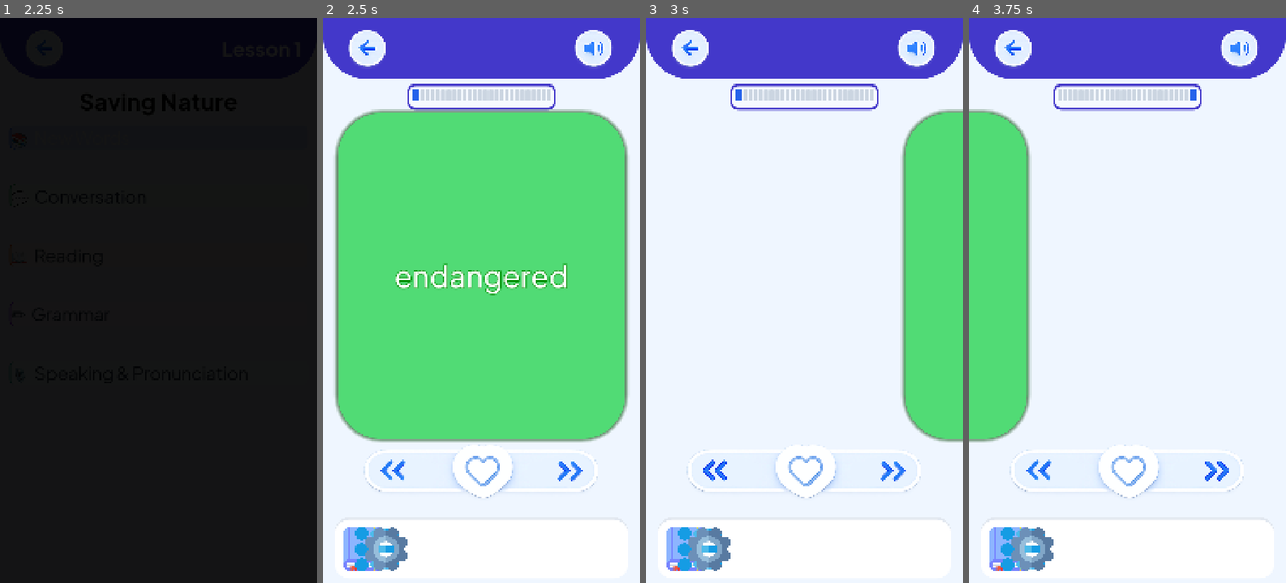
Above: before the commit, frames 1-4 (left to right).
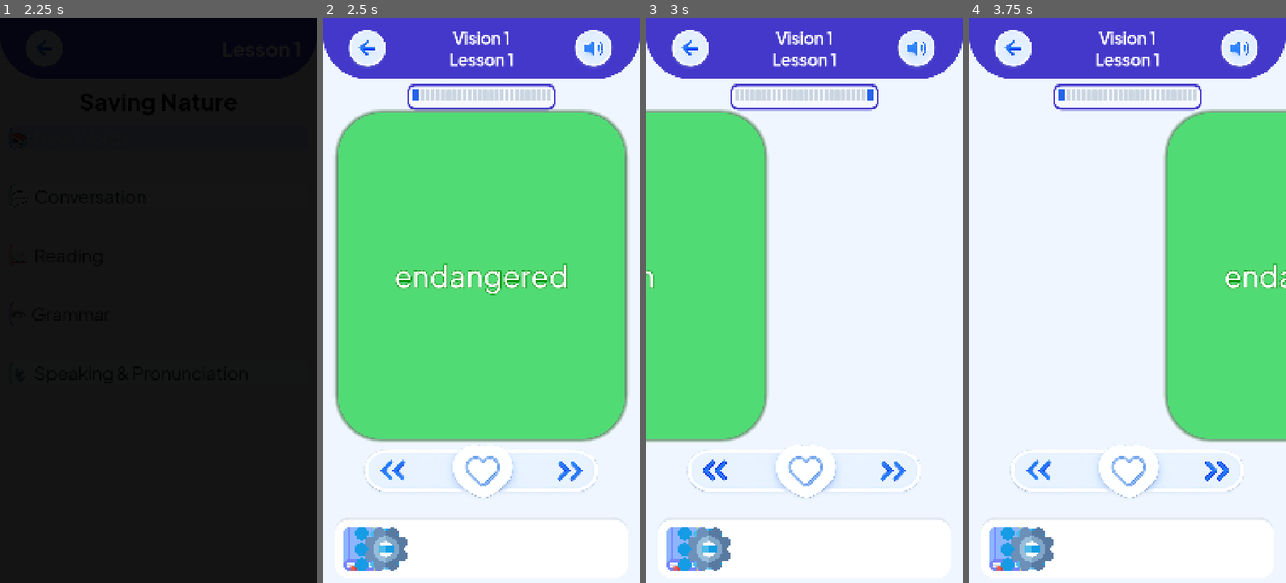
Above: after the commit, the same moments.

Repository: ZanaSaei/Vision-Master
Game: Godot game, scene res://scenes/main_menu/MainMenu.tscn
Same seed, same stepped clock (60 frames per second), same inputs: the game is played once before the commit and once after it.
Inputs (mouse positions are in pixels of both pictures, inside the frame that each line leads up to):
- Up to frame 1 (2.25 s): click "📘 Vision 1 — دهم" at 0.5 s; click "Lesson 1 — Saving Nature" at 1.25 s; click "📚 New Words" at 2 s
- Up to frame 2 (2.5 s): no input
- Up to frame 3 (3 s): click (699, 481) at 2.75 s
- Up to frame 4 (3.75 s): click (1232, 481) at 3.5 s

Frame 1 is identical in both runs. In frame 2, 0.4% of the frame differs, in the area x 40-60%, y 2-9%; in frame 3, 34%, in the area x 0-100%, y 2-76%; in frame 4, 34%.

Commit message:
Completing the Flashcard scene
Flashcard scene is complete and polished. Just adding words pronunciation is left the rest is done.

Diff:
--- a/scenes/vocabulary/VocabFlashcards.tscn
+++ b/scenes/vocabulary/VocabFlashcards.tscn
@@ -4,6 +4,7 @@
 [ext_resource type="Texture2D" uid="uid://bmgjy6yti5sut" path="res://images/Back.png" id="2_egq7b"]
 [ext_resource type="Texture2D" uid="uid://bepy1pldp4s2s" path="res://images/audio.png" id="3_egq7b"]
 [ext_resource type="Texture2D" uid="uid://ckihf4m1yrm16" path="res://images/prev.png" id="3_l3ryj"]
+[ext_resource type="FontFile" uid="uid://ry2noj0tf42q" path="res://assets/fonts/PlusJakartaSans-Bold.ttf" id="3_t0aqf"]
 [ext_resource type="Texture2D" uid="uid://dvhje7arnej0d" path="res://images/next.png" id="4_egq7b"]
 [ext_resource type="Texture2D" uid="uid://3w4stlwu0rek" path="res://images/Next_prev_background.png" id="4_gnf4q"]
 [ext_resource type="FontFile" uid="uid://deptghcayux75" path="res://assets/fonts/PlusJakartaSans-Medium.ttf" id="4_opycv"]
@@ -21,12 +22,9 @@
 [sub_resource type="StyleBoxFlat" id="StyleBoxFlat_ttw17"]
 bg_color = Color(0.14509805, 0.3882353, 0.92156863, 0.39215687)
 
-[sub_resource type="SystemFont" id="SystemFont_3umrm"]
-font_names = PackedStringArray("Sans-Serif")
-
 [sub_resource type="LabelSettings" id="LabelSettings_7ujfs"]
-font = SubResource("SystemFont_3umrm")
-font_size = 45
+font = ExtResource("3_t0aqf")
+font_size = 55
 
 [sub_resource type="StyleBoxFlat" id="StyleBoxFlat_tg8v8"]
 bg_color = Color(0.14509805, 0.3882353, 0.92156863, 0.39215687)
@@ -266,6 +264,7 @@
 [node name="CardScrollContainer" type="ScrollContainer" parent="MarginContainer/MainLayout" unique_id=124187935]
 layout_mode = 2
 size_flags_vertical = 3
+horizontal_scroll_mode = 0
 
 [node name="CardMargin" type="MarginContainer" parent="MarginContainer/MainLayout/CardScrollContainer" unique_id=877321458]
 layout_mode = 2
--- a/scenes/vocabulary/vocab_flashcards.gd
+++ b/scenes/vocabulary/vocab_flashcards.gd
@@ -11,7 +11,7 @@
 #
 #  SAVED mode (Global.flashcard_mode == "saved"):
 #    - Loads all words from Global.get_saved_words()
-#    - Header: back arrow (audio button hidden)
+#    - Header: back arrow + audio button (dynamically loads lesson audio)
 #    - Bottom nav: 📖 home | 🗑 Remove Word | 📝 Quiz
 #    - Heart: static filled indicator (word is saved)
 # ============================================================
@@ -27,14 +27,18 @@
 var is_flipped: bool     = false
 var is_animating: bool   = false
 
-# ---------- Swipe & Slide state ----------
-var is_sliding: bool     = false
-var swipe_start: Vector2
-var is_swiping: bool     = false
-const SWIPE_THRESHOLD    := 40.0
-const SLIDE_DURATION     := 0.2
-
-# ---------- Dot constants (now ints to avoid narrowing warnings) ----------
+# ---------- Drag, Slide & Rotation state ----------
+var is_sliding: bool       = false
+var is_dragging: bool      = false
+var initial_card_x: float  = 0.0
+var total_drag_dist: float = 0.0
+const DRAG_THRESHOLD       := 80.0  # How far to drag before it counts as a word change
+const DRAG_FLIP_TOLERANCE  := 10.0  # If dragged less than this, treat as a tap (flip)
+const DRAG_ROTATION_FACTOR := 0.02  # How much the card tilts while dragging
+const SLIDE_DURATION       := 0.2
+const SNAP_DURATION        := 0.15
+
+# ---------- Dot constants ----------
 const DOT_ACTIVE_W    := 24
 const DOT_INACTIVE_W  := 14
 const DOT_HEIGHT      := 6
@@ -50,6 +54,8 @@
 const SCENE_NO_SAVED_WORDS := "res://scenes/saved_words/SavedWords.tscn"
 
 # ---------- Node references ----------
+@onready var lesson_title: Label               = $HeaderBar/HeaderContent/HeaderSpacer/LessonTitle
+
 @onready var progress_dots: HBoxContainer      = $MarginContainer/MainLayout/ProgressBackground/ProgressDotsContainer
 @onready var card_panel: PanelContainer        = $MarginContainer/MainLayout/CardScrollContainer/CardMargin/CardPanel
 
@@ -102,22 +108,16 @@
 # ----------------------------------------------------------------
 func _enter_lesson_mode() -> void:
 	mode = Mode.LESSON
-
-	# Header
 	audio_button.visible = true
 
-	# Bottom nav — standard
-	# Disconnect saved-mode signals first (if any)
 	if nav_list.pressed.is_connected(_on_remove_word_pressed):
 		nav_list.pressed.disconnect(_on_remove_word_pressed)
 	if nav_settings.pressed.is_connected(_on_quiz_pressed):
 		nav_settings.pressed.disconnect(_on_quiz_pressed)
 
-	# Connect lesson-mode signals
 	nav_list.pressed.connect(_on_nav_list_lesson_pressed)
 	nav_settings.pressed.connect(_on_nav_settings_lesson_pressed)
 
-	# Restore lesson icons (use your actual icon paths)
 	nav_list.texture_normal = load("res://images/menu.png")
 	nav_list.texture_pressed = load("res://images/menu.png")
 	nav_list.tooltip_text = "Lesson List"
@@ -126,20 +126,18 @@
 	nav_settings.texture_pressed = load("res://images/setting.png")
 	nav_settings.tooltip_text = "Settings"
 
-	# Load data
 	var book: int   = Global.current_book
 	var lesson: int = Global.current_lesson
 	var lesson_data := Global.load_vocabulary(book, lesson)
 
-	# Check if lesson data is valid
+	lesson_title.text = "Vision %d\nLesson %s" % [book, lesson]
+
 	if lesson_data.is_empty():
 		push_error("Failed to load lesson %d from book %d" % [lesson, book])
 		get_tree().change_scene_to_file(SCENE_LESSON_MENU)
 		return
 
 	var vocab_section: Dictionary = lesson_data.get("vocabulary", {})
-	var _lesson_title: String = lesson_data.get("title", "")
-
 	setup(
 		vocab_section.get("words", []),
 		book, lesson,
@@ -147,13 +145,13 @@
 		Mode.LESSON
 	)
 
+
 func _enter_saved_mode() -> void:
 	mode = Mode.SAVED
-
-	# Header — no audio in saved mode
-	audio_button.visible = false
-
-	# ----- Change nav icons for SAVED mode -----
+	audio_button.visible = true # Brought this back for saved mode
+
+	lesson_title.text = "کلمات ذخیره شده"
+
 	nav_list.texture_normal = load("res://images/delete.png")
 	nav_list.texture_pressed = load("res://images/delete.png")
 	nav_list.tooltip_text = "Remove current word"
@@ -162,17 +160,14 @@
 	nav_settings.texture_pressed = load("res://images/quiz.png")
 	nav_settings.tooltip_text = "Start Quiz"
 
-	# Disconnect old lesson-mode signals
 	if nav_list.pressed.is_connected(_on_nav_list_lesson_pressed):
 		nav_list.pressed.disconnect(_on_nav_list_lesson_pressed)
 	if nav_settings.pressed.is_connected(_on_nav_settings_lesson_pressed):
 		nav_settings.pressed.disconnect(_on_nav_settings_lesson_pressed)
 
-	# Connect new saved-mode signals
 	nav_list.pressed.connect(_on_remove_word_pressed)
 	nav_settings.pressed.connect(_on_quiz_pressed)
 
-	# Heart becomes a static filled indicator in saved mode
 	save_button.icon = save_active
 	save_button.modulate = Color("#EF4444")
 	save_button.disabled = true
@@ -180,16 +175,11 @@
 	var saved_copy = Global.get_saved_words().duplicate()
 	setup(saved_copy, 0, 0, "", Mode.SAVED)
 
+
 # ----------------------------------------------------------------
 #  PUBLIC SETUP
 # ----------------------------------------------------------------
-func setup(
-	words: Array,
-	book: int,
-	lesson: int,
-	audio_filename: String,
-	screen_mode: Mode = Mode.LESSON
-) -> void:
+func setup(words: Array, book: int, lesson: int, audio_filename: String, screen_mode: Mode = Mode.LESSON) -> void:
 	word_list            = words
 	current_book         = book
 	current_lesson       = lesson
@@ -209,9 +199,8 @@
 	for child in progress_dots.get_children():
 		child.queue_free()
 
-	# Cap visible dots so they don't overflow on large saved lists
 	var total: int = word_list.size()
-	var num_dots: int = min(total, 50)   # renamed from 'show'
+	var num_dots: int = min(total, 50)
 
 	for i in num_dots:
 		var dot := Panel.new()
@@ -256,6 +245,14 @@
 
 	var entry: Dictionary = word_list[current_index]
 
+	# Dynamically update audio details in Saved Mode
+	if mode == Mode.SAVED:
+		current_book = entry.get("book", 0)
+		current_lesson = entry.get("lesson", 0)
+		var lesson_data := Global.load_vocabulary(current_book, current_lesson)
+		if not lesson_data.is_empty():
+			vocab_audio_filename = lesson_data.get("vocabulary", {}).get("audio", "")
+
 	front_word_label.text = entry.get("word", "")
 	back_word_label.text  = entry.get("word", "")
 	meaning_en_label.text = entry.get("meaning_en", "")
@@ -276,20 +273,16 @@
 
 
 func _handle_empty_list() -> void:
-	# All words removed from saved list — show the "no saved words" screen
 	if mode == Mode.SAVED:
 		get_tree().change_scene_to_file(SCENE_NO_SAVED_WORDS)
 	else:
-		# For lesson mode, this shouldn't happen, but we can fallback to main menu
 		get_tree().change_scene_to_file(SCENE_MAIN_MENU)
 
 
 func _refresh_save_button(entry: Dictionary) -> void:
 	if mode != Mode.LESSON:
 		return
-	var saved := Global.is_word_saved(
-		entry.get("word", ""), current_book, current_lesson
-	)
+	var saved := Global.is_word_saved(entry.get("word", ""), current_book, current_lesson)
 	save_button.icon     = save_active if saved else save_inactive
 	save_button.disabled = false
 
@@ -300,86 +293,117 @@
 
 
 # ----------------------------------------------------------------
-#  FLIP & SLIDE ANIMATION
+#  FLIP ANIMATION
 # ----------------------------------------------------------------
 func _play_flip(landing_on_back: bool) -> void:
 	if is_animating or is_sliding:
 		return
 	is_animating = true
-
-	card_panel.pivot_offset = Vector2(
-		card_panel.size.x / 2.0,
-		card_panel.size.y / 2.0
-	)
+	card_panel.pivot_offset = Vector2(card_panel.size.x / 2.0, card_panel.size.y / 2.0)
 
 	var tween := create_tween()
-
-	tween.tween_property(card_panel, "scale:x", 0.0, FLIP_DURATION) \
-		.set_ease(Tween.EASE_IN).set_trans(Tween.TRANS_CUBIC)
-
+	tween.tween_property(card_panel, "scale:x", 0.0, FLIP_DURATION).set_ease(Tween.EASE_IN).set_trans(Tween.TRANS_CUBIC)
 	tween.tween_callback(func(): _show_face(landing_on_back))
-
-	tween.tween_property(card_panel, "scale:x", 1.0, FLIP_DURATION) \
-		.set_ease(Tween.EASE_OUT).set_trans(Tween.TRANS_CUBIC)
-
+	tween.tween_property(card_panel, "scale:x", 1.0, FLIP_DURATION).set_ease(Tween.EASE_OUT).set_trans(Tween.TRANS_CUBIC)
 	tween.tween_callback(func(): is_animating = false)
 
-func _slide_to_word(direction: int) -> void:
-	# direction: 1 for next (slide left out), -1 for prev (slide right out)
-	if is_sliding or is_animating or word_list.is_empty():
-		return
-
+
+# ----------------------------------------------------------------
+#  DRAG, SLIDE & ROTATE LOGIC
+# ----------------------------------------------------------------
+func _on_card_input(event: InputEvent) -> void:
+	# 1. Handle Dragging (Mouse move or Touch drag)
+	if event is InputEventMouseMotion or event is InputEventScreenDrag:
+		if is_dragging:
+			total_drag_dist += event.relative.x
+
+			# Move and Rotate
+			card_panel.position.x = initial_card_x + total_drag_dist
+			card_panel.rotation_degrees = total_drag_dist * DRAG_ROTATION_FACTOR
+
+	# 2. Handle Press and Release
+	elif event is InputEventMouseButton and event.button_index == MOUSE_BUTTON_LEFT or event is InputEventScreenTouch:
+		if event.pressed:
+			if is_animating or is_sliding or word_list.is_empty():
+				return
+			# Start drag - Set pivot so it rotates from the center
+			card_panel.pivot_offset = Vector2(card_panel.size.x / 2.0, card_panel.size.y / 2.0)
+			is_dragging = true
+			initial_card_x = card_panel.position.x
+			total_drag_dist = 0.0
+		else:
+			# End drag
+			if is_dragging:
+				is_dragging = false
+
+				# Evaluate the drag distance
+				if abs(total_drag_dist) > DRAG_THRESHOLD:
+					var direction = 1 if total_drag_dist < 0 else -1
+					_finish_slide_animation(direction, initial_card_x)
+				elif abs(total_drag_dist) > DRAG_FLIP_TOLERANCE:
+					# Didn't drag far enough to change word, snap back
+					_snap_back_animation(initial_card_x)
+				else:
+					# Barely moved at all, treat as a tap/flip
+					card_panel.position.x = initial_card_x
+					card_panel.rotation_degrees = 0.0
+					_flip()
+
+
+func _finish_slide_animation(direction: int, start_x: float) -> void:
+	# direction: 1 (sliding left to next), -1 (sliding right to prev)
 	is_sliding = true
-
-	# Capture the starting position to ensure we snap back exactly where the layout dictates
-	var start_pos_x = card_panel.position.x
-	var slide_distance = get_viewport_rect().size.x # Slide a full screen width
+	var slide_distance = get_viewport_rect().size.x
+	var target_x = start_x - (direction * slide_distance)
+
+	# Calculate how much it should be rotated when it reaches the edge
+	var target_rotation = (-direction * slide_distance) * DRAG_ROTATION_FACTOR
 
 	var tween = create_tween()
 
-	# Phase 1: Slide OUT
-	tween.tween_property(card_panel, "position:x", start_pos_x - (direction * slide_distance), SLIDE_DURATION) \
-		.set_ease(Tween.EASE_IN).set_trans(Tween.TRANS_CUBIC)
-
-	# Phase 2: Update the card data instantly while it's off-screen, and move to the opposite side
+	# Finish sliding out (Position AND Rotation at the same time using parallel)
+	tween.tween_property(card_panel, "position:x", target_x, SNAP_DURATION).set_ease(Tween.EASE_OUT).set_trans(Tween.TRANS_SINE)
+	tween.parallel().tween_property(card_panel, "rotation_degrees", target_rotation, SNAP_DURATION).set_ease(Tween.EASE_OUT).set_trans(Tween.TRANS_SINE)
+
 	tween.tween_callback(func():
 		if direction == 1:
 			current_index = (current_index + 1) % word_list.size()
 		else:
 			current_index = (current_index - 1 + word_list.size()) % word_list.size()
 
-		_update_card(false) # Updates the labels
-		card_panel.position.x = start_pos_x + (direction * slide_distance)
+		_update_card(false)
+
+		# Move to opposite side off-screen instantly, and reset rotation to 0
+		card_panel.position.x = start_x + (direction * slide_distance)
+		card_panel.rotation_degrees = 0.0
 	)
 
-	# Phase 3: Slide IN
-	tween.tween_property(card_panel, "position:x", start_pos_x, SLIDE_DURATION) \
-		.set_ease(Tween.EASE_OUT).set_trans(Tween.TRANS_CUBIC)
-
+	# Slide back in
+	tween.tween_property(card_panel, "position:x", start_x, SLIDE_DURATION).set_ease(Tween.EASE_OUT).set_trans(Tween.TRANS_CUBIC)
 	tween.tween_callback(func(): is_sliding = false)
 
-# ----------------------------------------------------------------
-#  INPUT
-# ----------------------------------------------------------------
-func _on_card_input(event: InputEvent) -> void:
-	# Handles both Mouse (for desktop testing) and Touch (for Mobile)
-	if event is InputEventMouseButton and event.button_index == MOUSE_BUTTON_LEFT or event is InputEventScreenTouch:
-		if event.pressed:
-			swipe_start = event.position
-			is_swiping = true
-		else:
-			if is_swiping:
-				is_swiping = false
-				var swipe_dist = event.position.x - swipe_start.x
-
-				# Check if the drag distance was long enough to count as a swipe
-				if abs(swipe_dist) > SWIPE_THRESHOLD:
-					if swipe_dist > 0:
-						_slide_to_word(-1) # Swiped Right -> Previous Card
-					else:
-						_slide_to_word(1)  # Swiped Left -> Next Card
-				else:
-					_flip() # Threshold not met, treat as a normal tap/flip
+
+func _snap_back_animation(target_x: float) -> void:
+	is_sliding = true
+	var tween = create_tween()
+
+	# Snap back position and rotate back to 0 at the same time
+	tween.tween_property(card_panel, "position:x", target_x, SNAP_DURATION).set_ease(Tween.EASE_OUT).set_trans(Tween.TRANS_SINE)
+	tween.parallel().tween_property(card_panel, "rotation_degrees", 0.0, SNAP_DURATION).set_ease(Tween.EASE_OUT).set_trans(Tween.TRANS_SINE)
+
+	tween.tween_callback(func(): is_sliding = false)
+
+
+# Re-use the slide logic for the UI buttons
+func _button_slide(direction: int) -> void:
+	if is_sliding or is_animating or is_dragging or word_list.is_empty():
+		return
+
+	# Ensure pivot is centered for rotation
+	card_panel.pivot_offset = Vector2(card_panel.size.x / 2.0, card_panel.size.y / 2.0)
+
+	# Start a slide from the center
+	_finish_slide_animation(direction, card_panel.position.x)
 
 
 func _flip() -> void:
@@ -390,11 +414,11 @@
 
 
 func _on_prev_pressed() -> void:
-	_slide_to_word(-1)
+	_button_slide(-1)
 
 
 func _on_next_pressed() -> void:
-	_slide_to_word(1)
+	_button_slide(1)
 
 
 # ----------------------------------------------------------------
